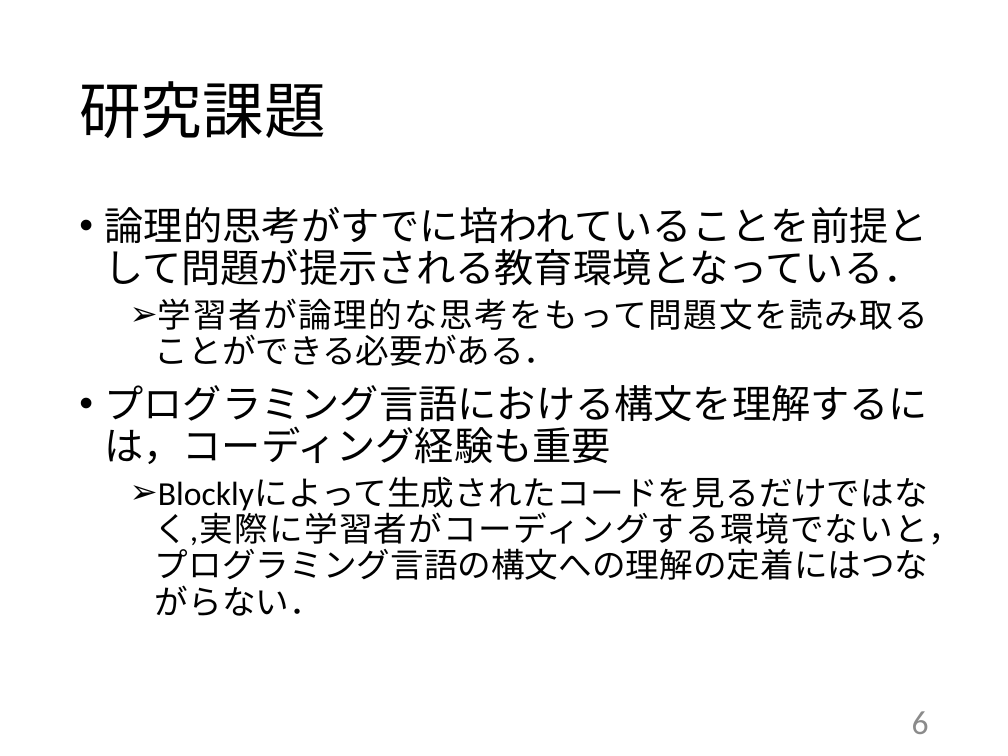
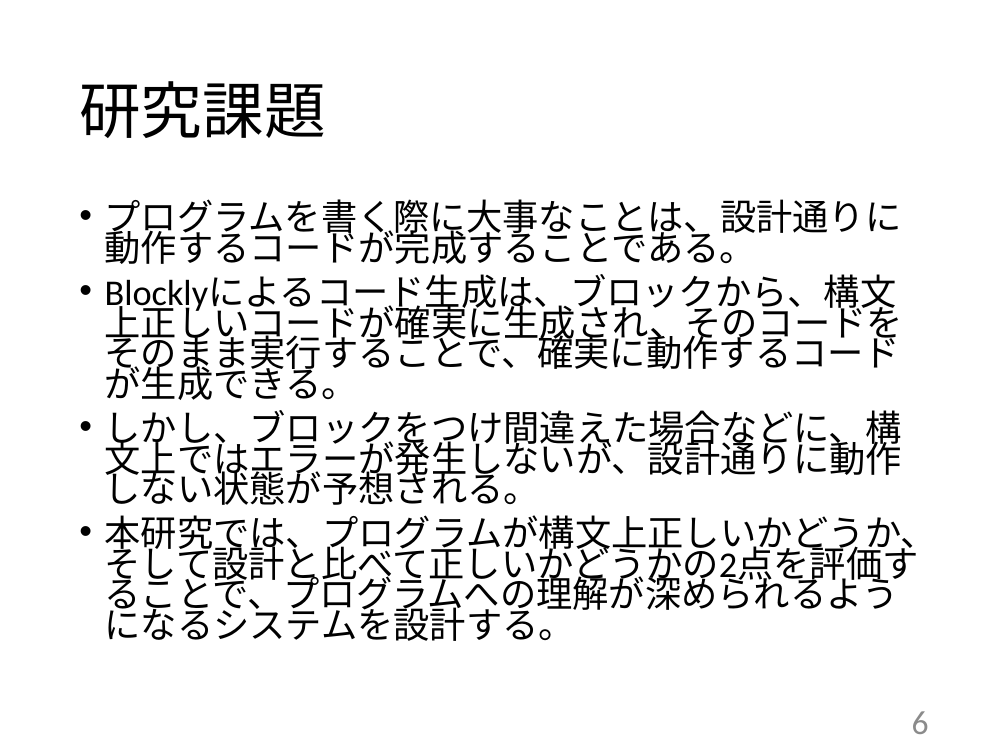
Before and after one commit to kait-takanolab/1821121-shimaoka-thesis, a slide deck: slide 6 of 1821121_shimaoka_sotsuken.pptx. Drawn at 1008x756 pixels with LibreOffice and Linux fonts; fonts in the diff are those of the drawing. Boxes give left, top, right and bottom in pixels: in the first picture for what was removed or moved away, otherwise in the second. Text is boxed around its words. In the diff, an @@ line names an element or a change of style, - is before the commit and + after.

Commit message:
PP 課題と提案について変更

```diff
--- a/1821121_shimaoka_sotsuken.pptx
+++ b/1821121_shimaoka_sotsuken.pptx
@@ text at [105,199,938,641]: text changed; size 24 to 25.9 pt @@
-• 論理的思考がすでに培われていることを前提として問題が提示される教育環境となっている．
-  ➢ 学習者が論理的な思考をもって問題文を読み取ることができる必要がある．
-• プログラミング言語における構文を理解するには，コーディング経験も重要
-  ➢ Blocklyによって生成されたコードを見るだけではなく,実際に学習者がコーディングする環境でないと，プログラミング言語の構文への理解の定着にはつながらない．
+• プログラムを書く際に大事なことは、設計通りに動作するコードが完成することである。
+• Blocklyによるコード生成は、ブロックから、構文上正しいコードが確実に生成され、そのコードをそのまま実行することで、確実に動作するコードが生成できる。
+• しかし、ブロックをつけ間違えた場合などに、構文上ではエラーが発生しないが、設計通りに動作しない状態が予想される。
+• 本研究では、プログラムが構文上正しいかどうか、そして設計と比べて正しいかどうかの2点を評価することで、プログラムへの理解が深められるようになるシステムを設計する。
```
Also in this commit, not shown: 4 other slides changed, 1 slide added.
